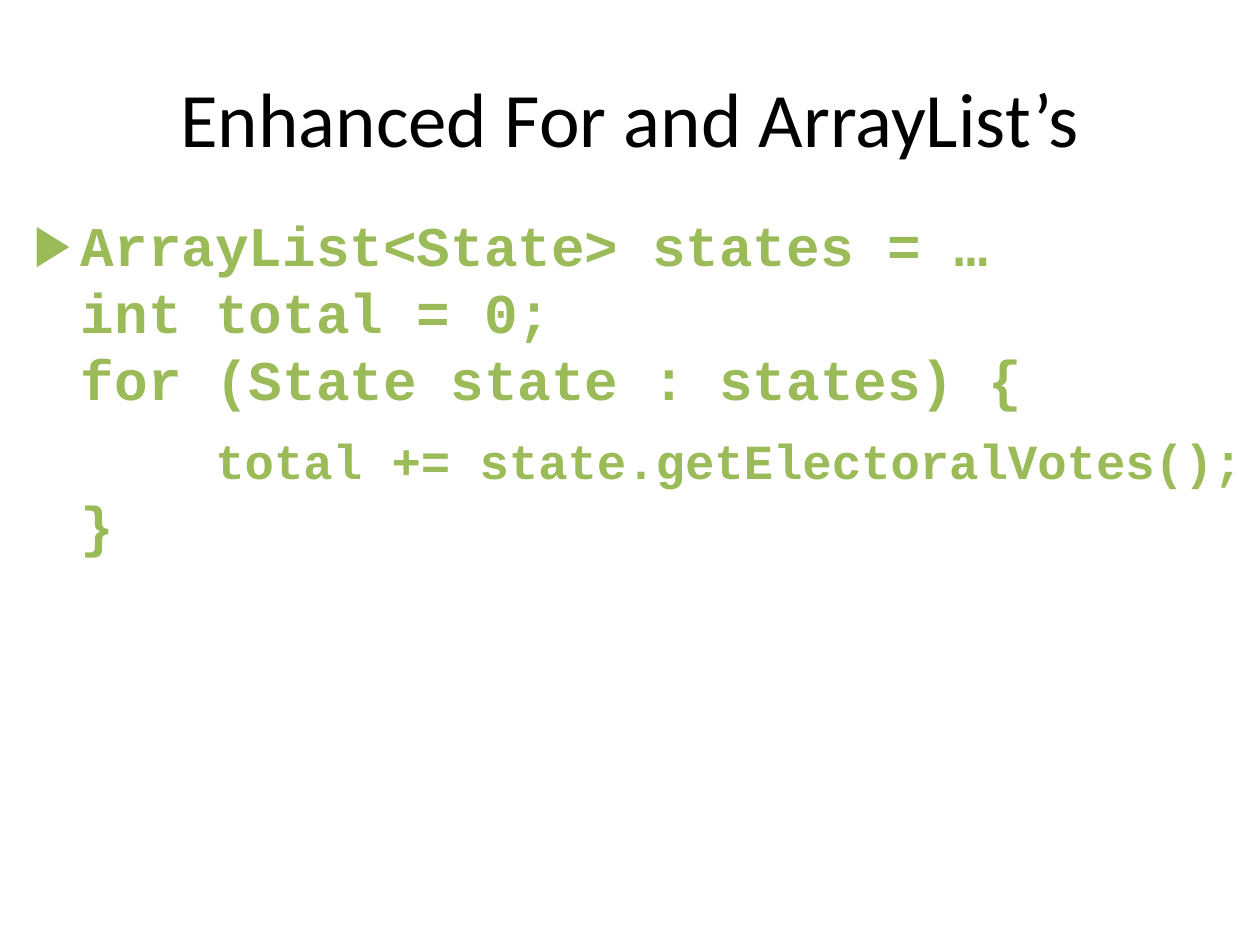
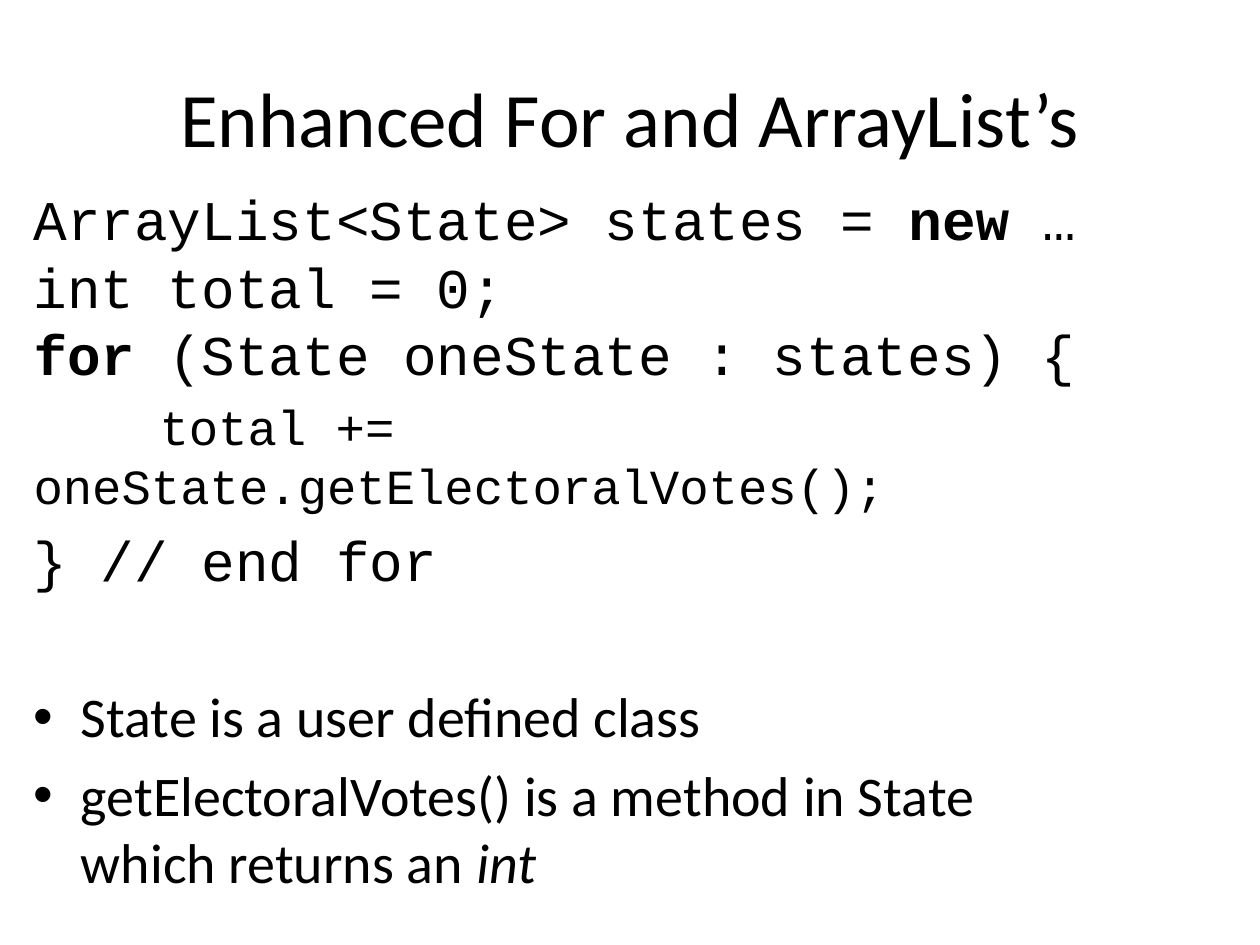
Before and after one commit to RHIT-CSSE/csse220, a slide deck: slide 17 of ClassMaterials/2DArraysAndMaps/Slides/2D Arrays and Maps.pptx. Drawn at 1260x945 pixels with LibreOffice and Linux fonts; fonts in the diff are those of the drawing. Boxes give left, top, right and bottom in pixels: in the first picture for what was removed or moved away, otherwise in the second. Text is boxed around its words. In the diff, an @@ line names an element or a change of style, - is before the commit and + after.

```diff
--- a/ClassMaterials/2DArraysAndMaps/Slides/2D Arrays and Maps.pptx
+++ b/ClassMaterials/2DArraysAndMaps/Slides/2D Arrays and Maps.pptx
@@ text at (x1=34, y1=200, x2=1009, y2=884): text changed; text colour #9BBB59 to #000000; bold off @@
-▶ ArrayList<State> states = …
-  int total = 0;
-  for (State state : states) {
-total += state.getElectoralVotes();
-}
+ArrayList<State> states = new …
+int total = 0;
+for (State oneState : states) {
+total += oneState.getElectoralVotes();
+} // end for
+• State is a user defined class
+• getElectoralVotes() is a method in State
+  which returns an int
```
Also in this commit, not shown: 10 other slides changed, 4 slides added.
